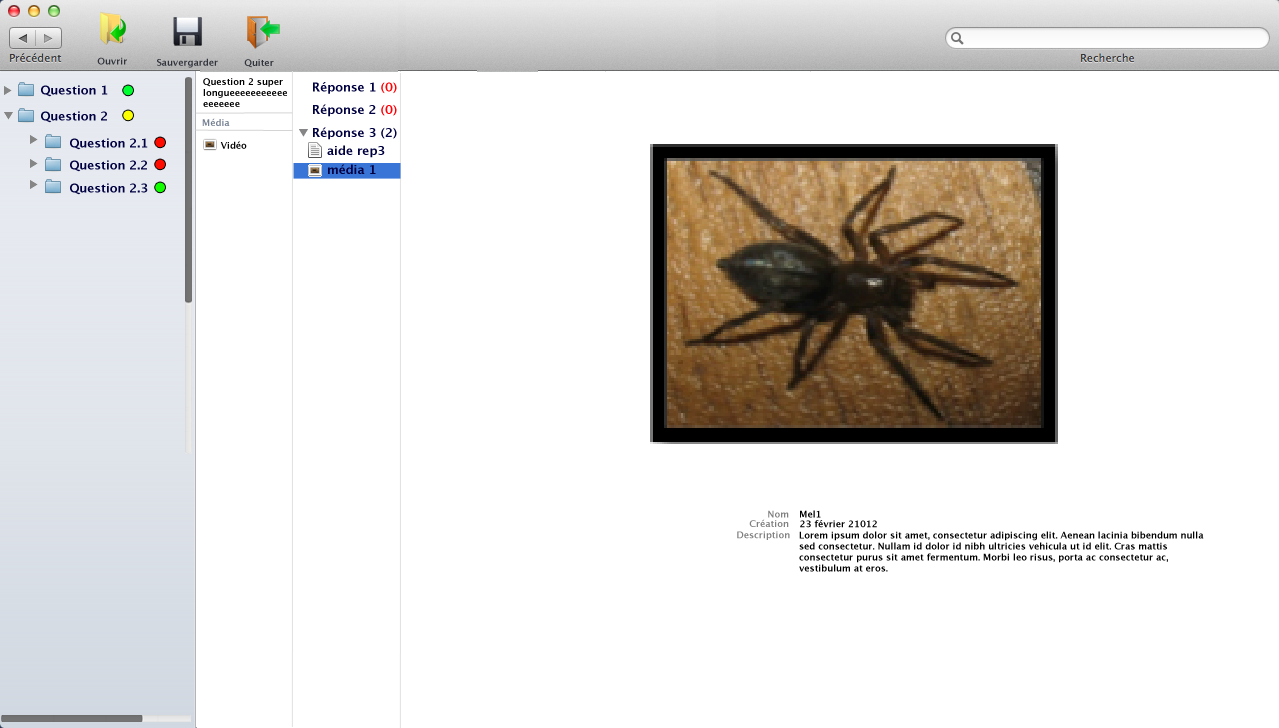
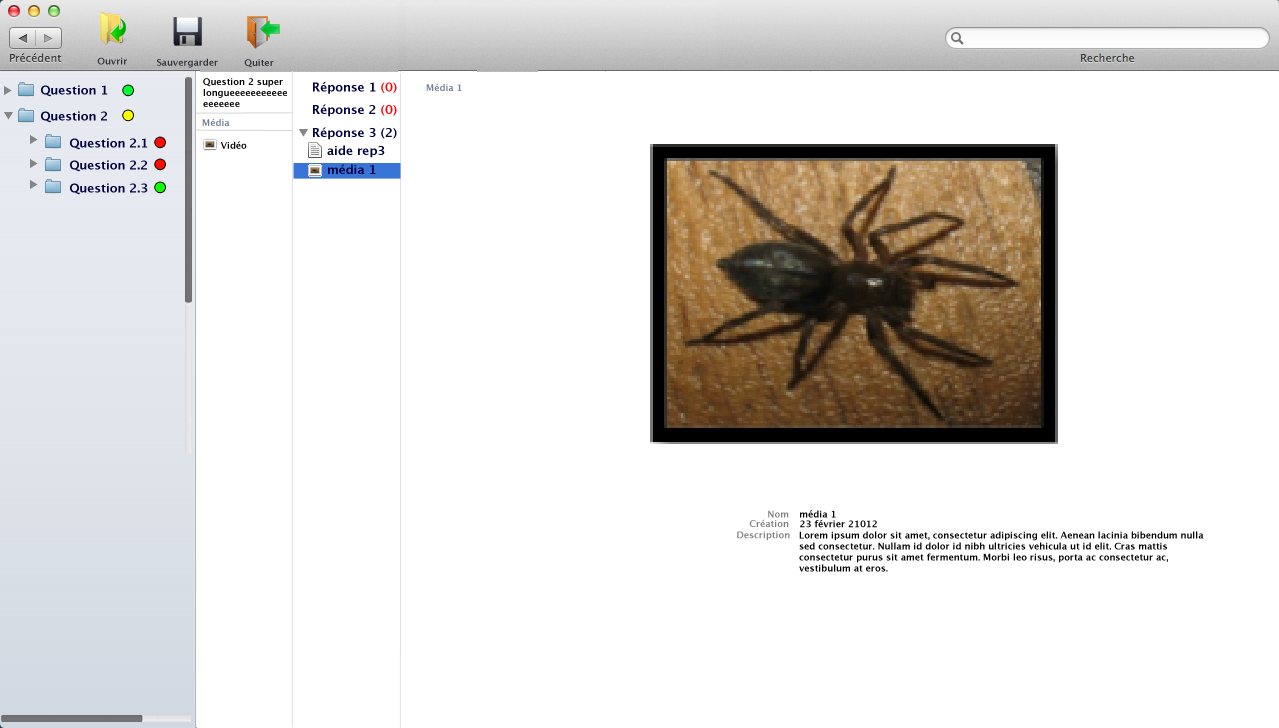
Layers edited between the first and the second 1279×728 image:
renamed "Mel1" to "média 1", painted on it over [800, 510, 836, 518]
added layer "Média copie" in group "Vue 1" over [426, 83, 462, 91]
